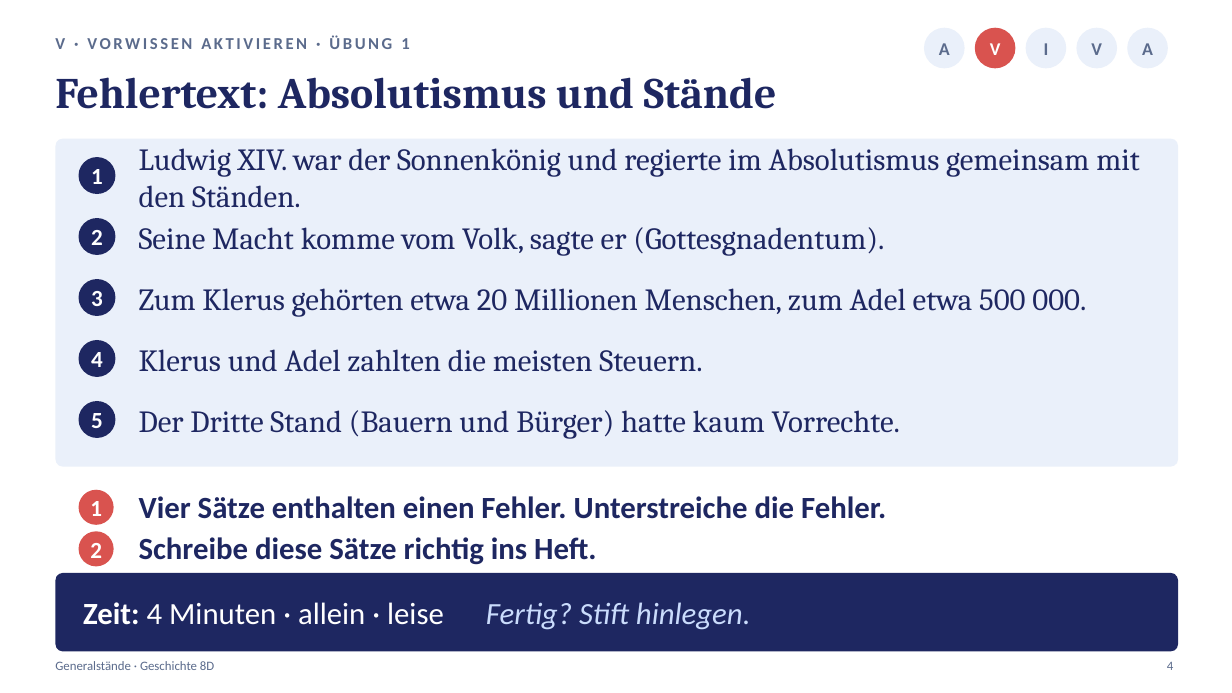
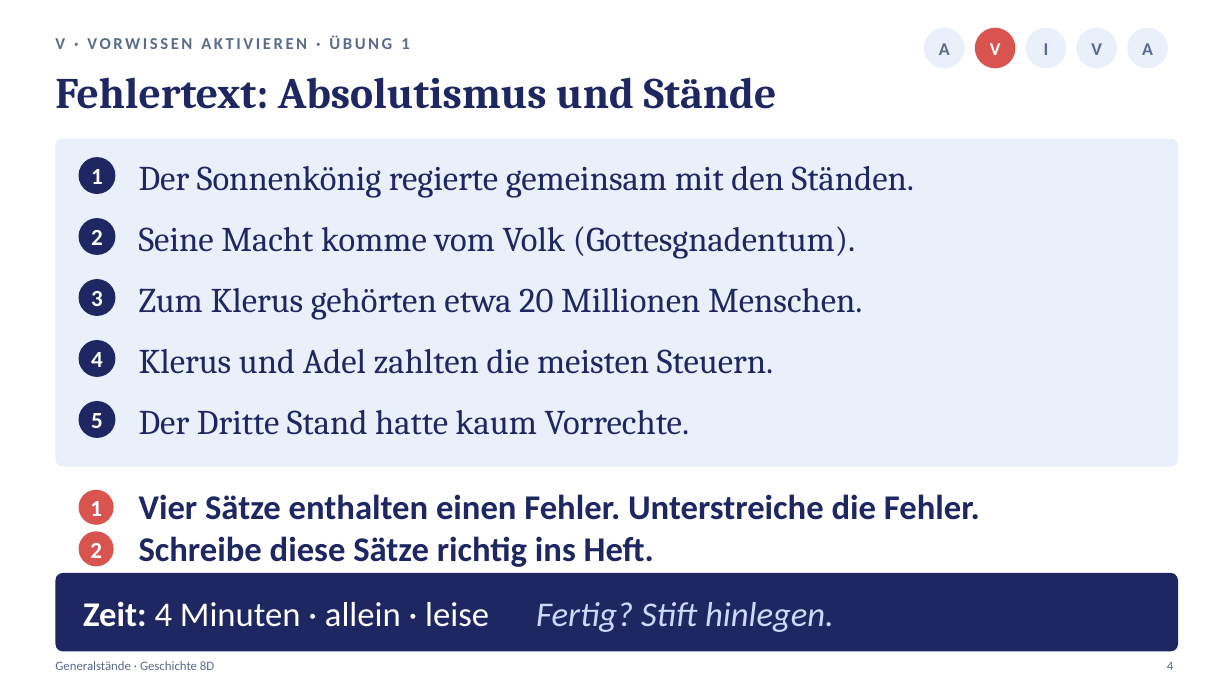
Before and after one commit to golzkonstantin-gif/Schule, a slide deck: slide 4 of Geschichte_8D/Generalstaende/Praesentation_Generalstaende_8D.pptx. Drawn at 1232x693 pixels with LibreOffice and Linux fonts; fonts in the diff are those of the drawing. Boxes give left, top, right and bottom in pixels: in the first picture for what was removed or moved away, otherwise in the second. Text is boxed around its words. In the diff, an @@ line names an element or a change of style, - is before the commit and + after.

```diff
--- a/Geschichte_8D/Generalstaende/Praesentation_Generalstaende_8D.pptx
+++ b/Geschichte_8D/Generalstaende/Praesentation_Generalstaende_8D.pptx
@@ text at [139,166,914,198]: text changed; size 24 to 27 pt @@
-Ludwig XIV. war der Sonnenkönig und regierte im Absolutismus gemeinsam mit den Ständen.
+Der Sonnenkönig regierte gemeinsam mit den Ständen.
@@ text at [139,226,856,259]: text changed; size 24 to 27 pt @@
-Seine Macht komme vom Volk, sagte er (Gottesgnadentum).
+Seine Macht komme vom Volk (Gottesgnadentum).
@@ text at [139,288,863,320]: text changed; size 24 to 27 pt @@
-Zum Klerus gehörten etwa 20 Millionen Menschen, zum Adel etwa 500 000.
+Zum Klerus gehörten etwa 20 Millionen Menschen.
@@ text at [139,410,689,435]: text changed; size 24 to 27 pt @@
-Der Dritte Stand (Bauern und Bürger) hatte kaum Vorrechte.
+Der Dritte Stand hatte kaum Vorrechte.
@@ size 24 to 27 pt in 4 elements at [139,349,773,374], [139,494,980,520], [139,536,654,567], [83,601,834,632] @@
```
Also in this commit, not shown: 17 other slides changed, 21 other files.
